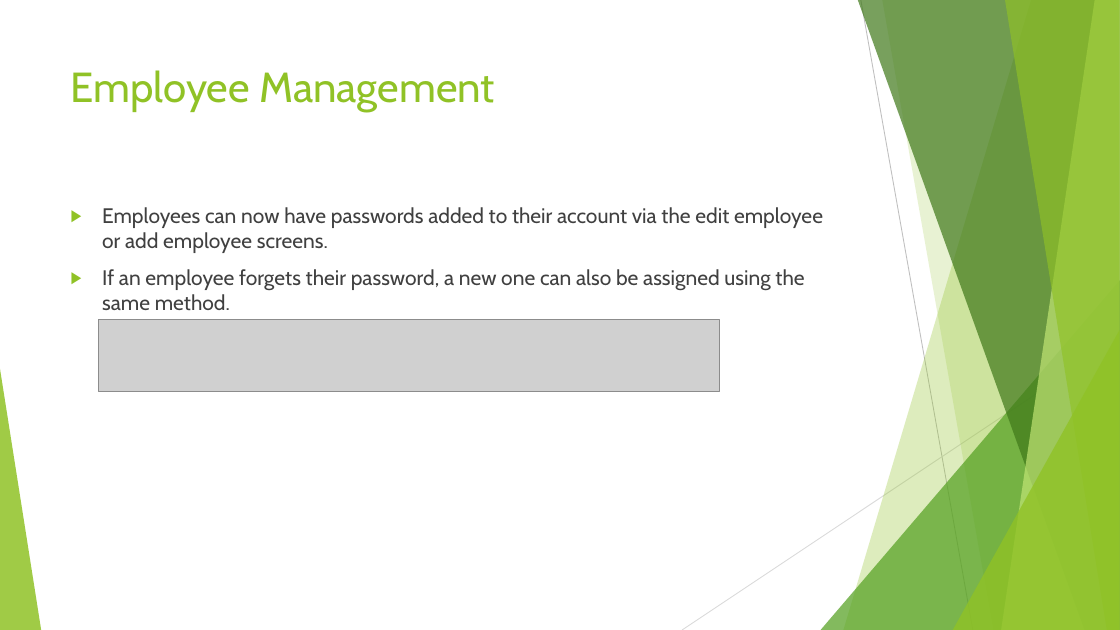
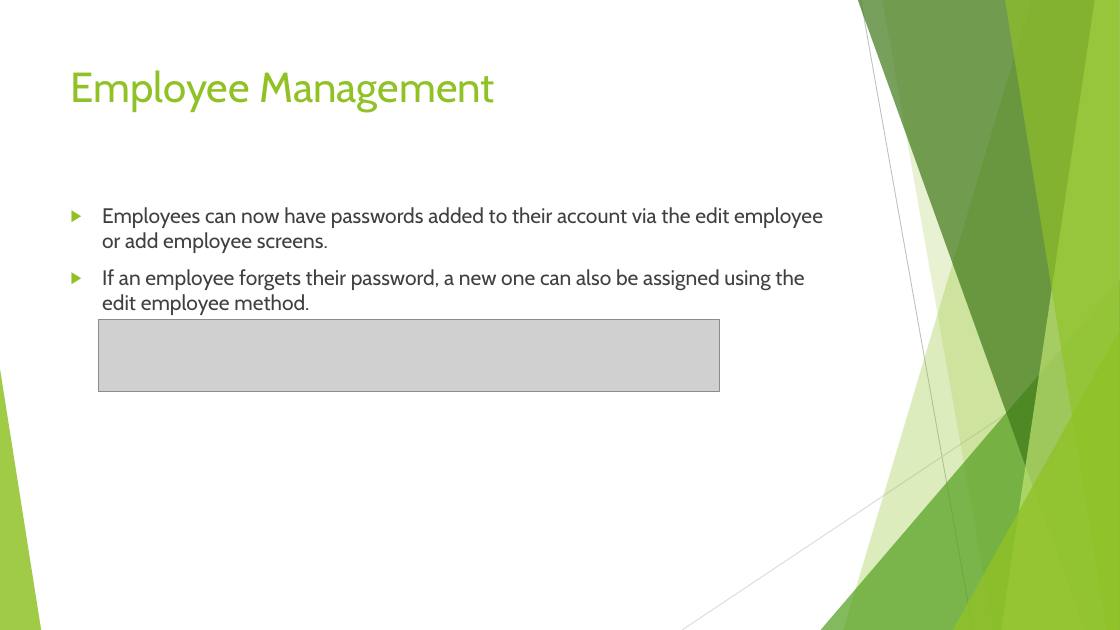
Before and after one commit to TGills/SweetSpot, a slide deck: slide 5 of V2.1.0.pptx. Drawn at 1120x630 pixels with LibreOffice and Linux fonts; fonts in the diff are those of the drawing; grey boxes stand for pictures. Boxes give left, top, right and bottom in pixels: in the first picture for what was removed or moved away, otherwise in the second. Text is boxed around its words. In the diff, an @@ line names an element or a change of style, - is before the commit and + after.

```diff
--- a/V2.1.0.pptx
+++ b/V2.1.0.pptx
@@ text at bbox=[102, 269, 804, 315]: text changed @@
-▶ If an employee forgets their password, a new one can also be assigned using the same method.
+▶ If an employee forgets their password, a new one can also be assigned using the edit employee method.
```
Also in this commit, not shown: 4 other slides changed.
